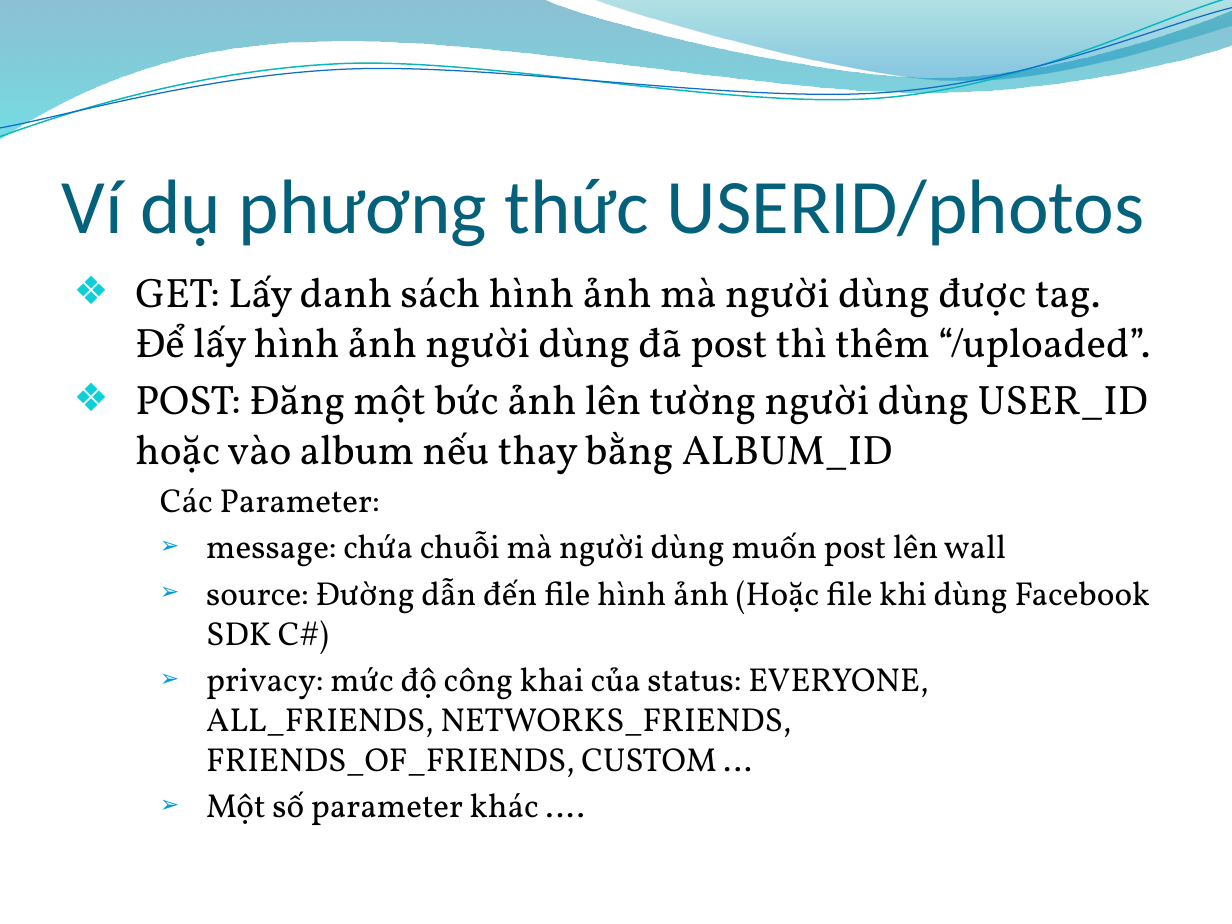
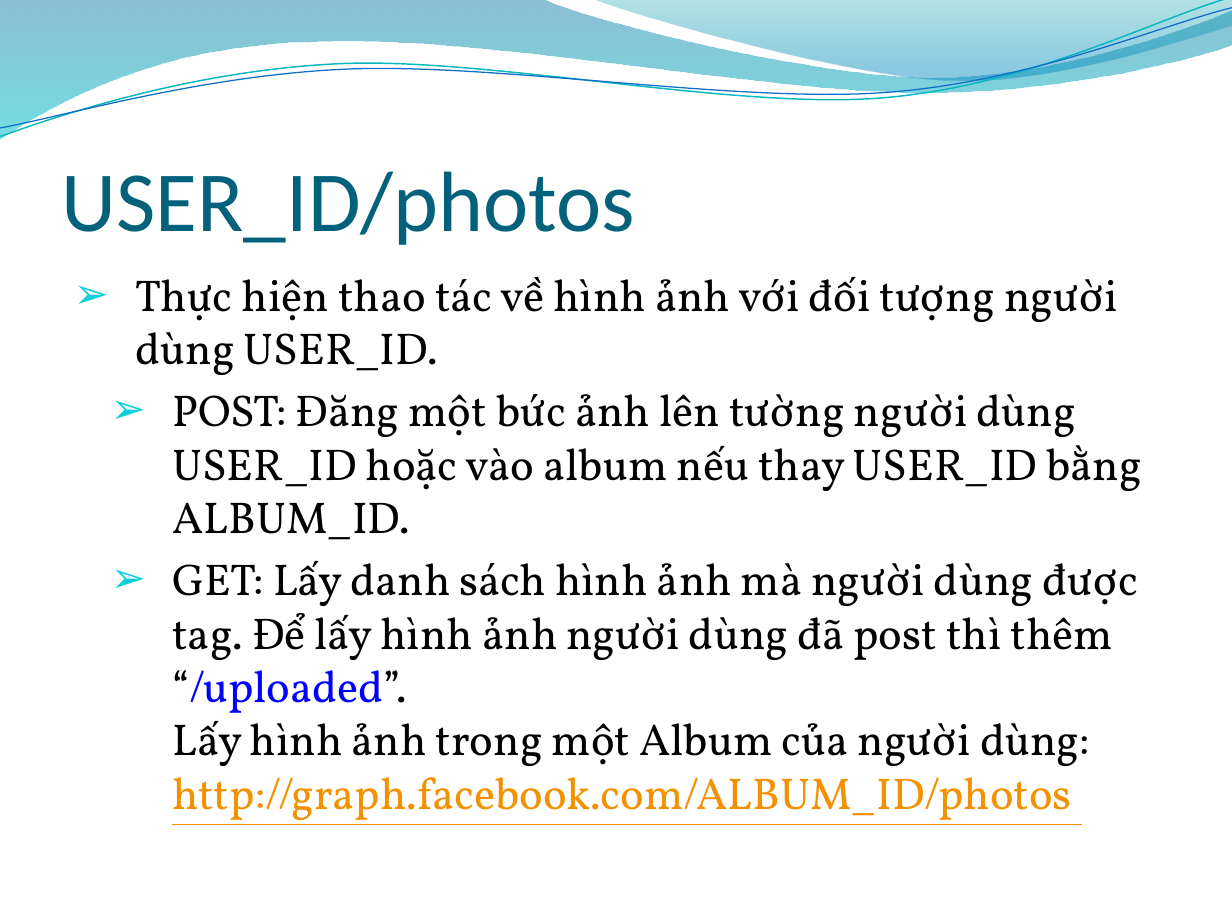
Before and after one commit to tuankit/web-api-project, a slide deck: slide 13 of 0912397_0912403_0912409_FacebookAPI_10/Slide/Facebook API.pptx (slide 14 before the commit). Drawn at 1232x924 pixels with LibreOffice and Linux fonts; fonts in the diff are those of the drawing; background and template pictures are left out. Boxes give left, top, right and bottom in pixels: in the first picture for what was removed or moved away, otherwise in the second. Text is boxed around its words. In the diff, an @@ line names an element or a change of style, - is before the commit and + after.

```diff
--- a/0912397_0912403_0912409_FacebookAPI_10/Slide/Facebook API.pptx
+++ b/0912397_0912403_0912409_FacebookAPI_10/Slide/Facebook API.pptx
@@ title at [62,171,635,245]: text changed; size 45 to 50 pt @@
-Ví dụ phương thức USERID/photos
+USER_ID/photos
@@ text at [135,276,1142,825]: text changed; size 19.4 to 26 pt @@
-  ❖ GET: Lấy danh sách hình ảnh mà người dùng được tag. Để lấy hình ảnh người dùng đã post thì thêm “/uploaded”.
-  ❖ POST: Đăng một bức ảnh lên tường người dùng USER_ID hoặc vào album nếu thay bằng ALBUM_ID
-    Các Parameter:
-    ➢ message: chứa chuỗi mà người dùng muốn post lên wall
-    ➢ source: Đường dẫn đến file hình ảnh (Hoặc file khi dùng Facebook SDK C#)
-    ➢ privacy: mức độ công khai của status: EVERYONE, ALL_FRIENDS, NETWORKS_FRIENDS, FRIENDS_OF_FRIENDS, CUSTOM …
-    ➢ Một số parameter khác ….
+  ➢ Thực hiện thao tác về hình ảnh với đối tượng người dùng USER_ID.
+    ➢ POST: Đăng một bức ảnh lên tường người dùng USER_ID hoặc vào album nếu thay USER_ID bằng ALBUM_ID.
+    ➢ GET: Lấy danh sách hình ảnh mà người dùng được tag. Để lấy hình ảnh người dùng đã post thì thêm “/uploaded”.
+      Lấy hình ảnh trong một Album của người dùng: http://graph.facebook.com/ALBUM_ID/photos
```
Also in this commit, not shown: 6 other slides changed, 1 slide added, 2 slides removed.
